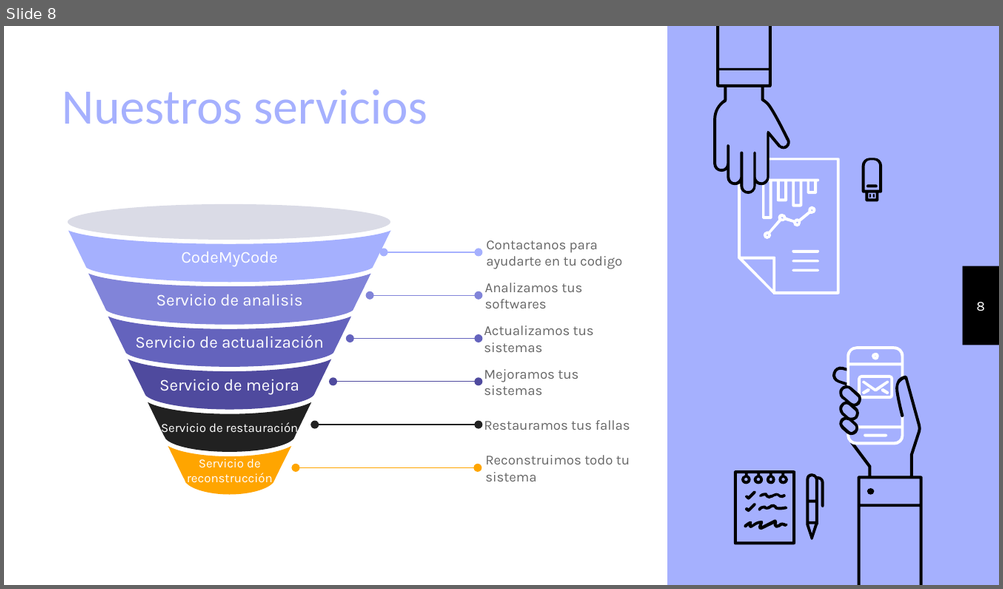
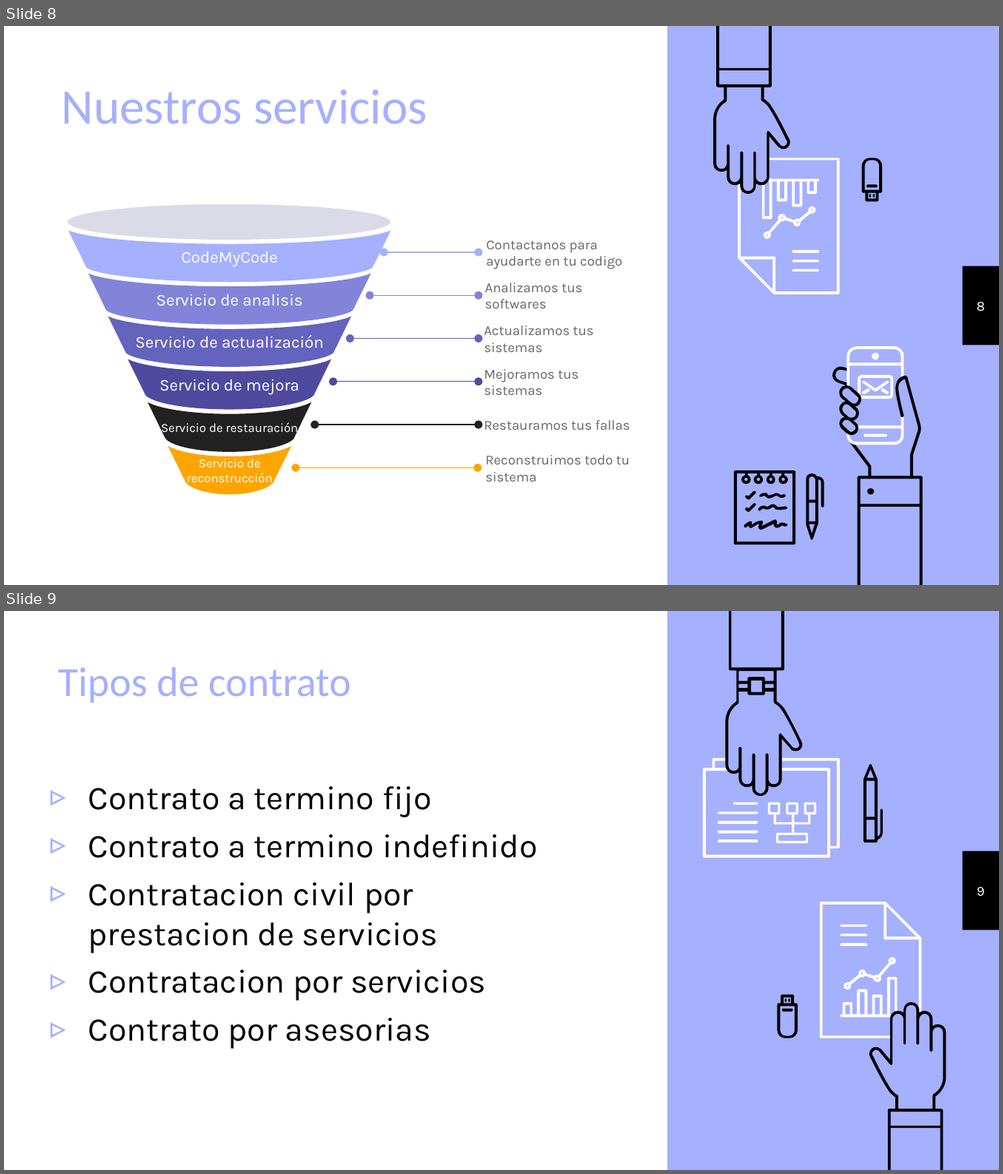
Before and after one commit to TheSkrapy/7mo-Semestre, a slide deck: 13 Modelos de negocios/Empresa Outtic.pptx. Shown one above the other, each under a label of ours: slide 8 before the commit, slides 8 and 9 after it. The pictures are 1003x589 and 1003x1174 pixels, drawn with LibreOffice and Linux fonts; fonts in the diff are those of the drawing. Boxes give left, top, right and bottom in pixels: in the first picture for what was removed or moved away, otherwise in the second. Text is boxed around its words. In the diff, an @@ line names an element or a change of style, - is before the commit and + after.

```diff
--- a/13 Modelos de negocios/Empresa Outtic.pptx
+++ b/13 Modelos de negocios/Empresa Outtic.pptx
@@ slide 9 added at bbox=[4, 611, 999, 1170], background #A5B0FE; not listed: 2 template elements that a slide beside it also shows @@
@@ group added at bbox=[702, 611, 882, 857]: 9 freeform shapes @@
@@ title added at bbox=[58, 667, 351, 703], 30 pt, text #A5B0FE @@
+Tipos de contrato
@@ text added at bbox=[88, 786, 538, 1049], 24 pt, text #000000 @@
+▹ Contrato a termino fijo
+▹ Contrato a termino indefinido
+▹ Contratacion civil por prestacion de servicios
+▹ Contratacion por servicios
+▹ Contrato por asesorias
@@ page number added at bbox=[976, 887, 984, 896], 10 pt, text #FFFFFF @@
+9
@@ group added at bbox=[777, 903, 946, 1170]: 11 freeform shapes @@
```
Also in this commit, not shown: 2 other slides added, 5 other files.
